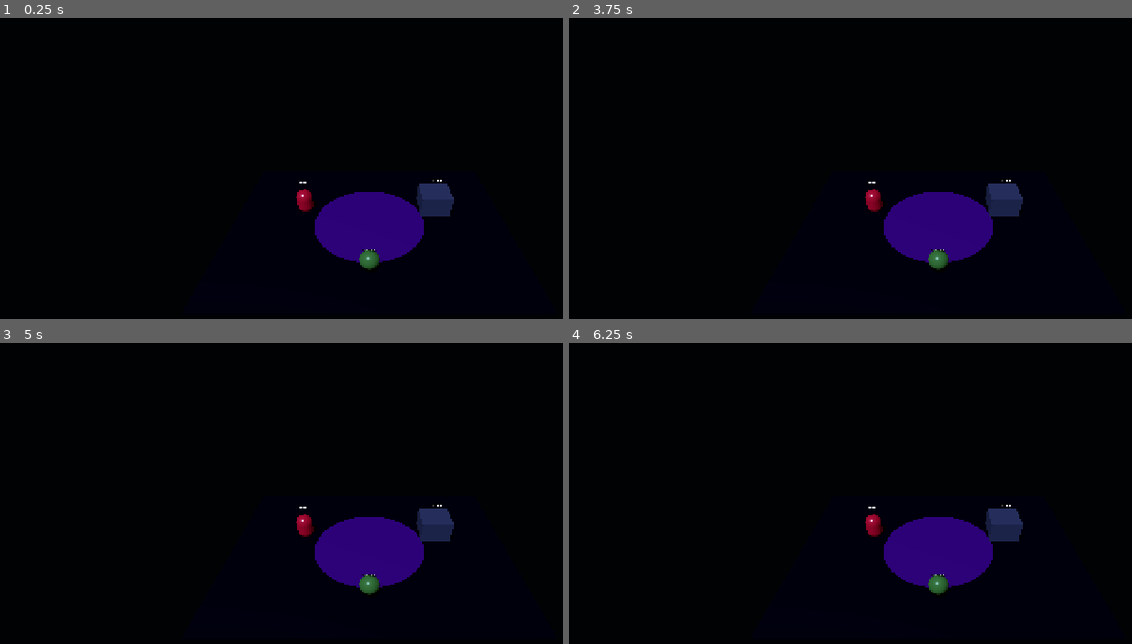
Above: before the commit, frames 1-4 (two rows, left to right).
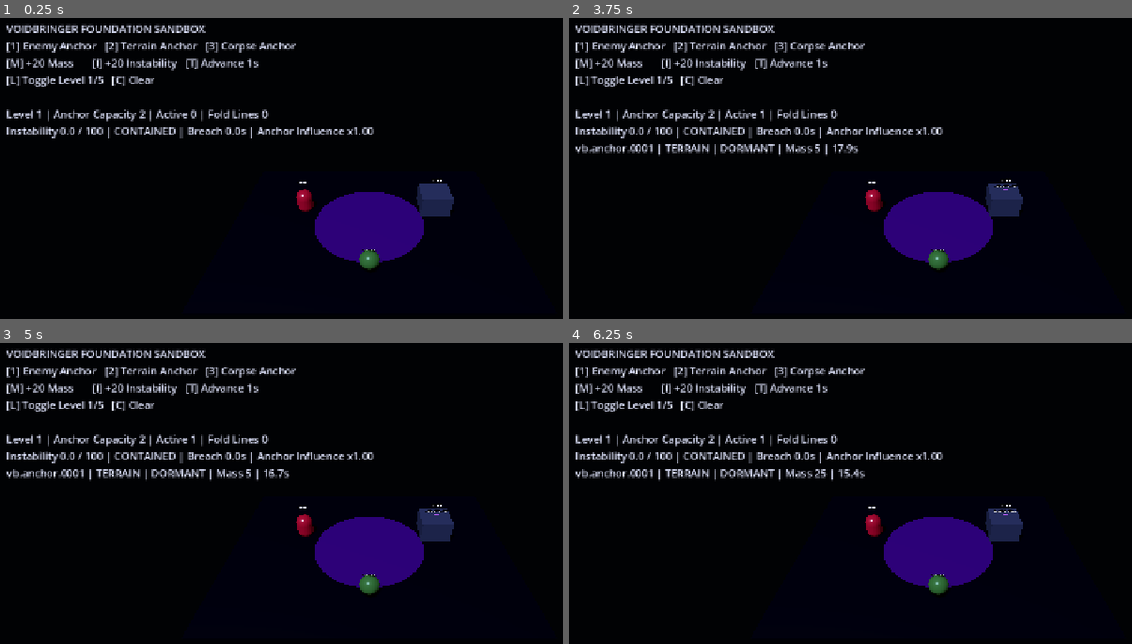
Above: after the commit, the same moments.

Repository: D3MISEarch/ABYSSFALL
Game: Godot game, scene res://scenes/voidbringer_foundation_sandbox.tscn
Same seed, same stepped clock (60 frames per second), same inputs: the game is played once before the commit and once after it. This scene is started directly instead of the project's main scene.
Inputs (mouse positions are in pixels of both pictures, inside the frame that each line leads up to):
- Up to frame 1 (0.25 s): no input
- Up to frame 2 (3.75 s): tap Enter (ui_accept) at 0.5, 0.77, 1.25, 2, 2.75, 3.5 s; move the mouse to (1103, 201) at 0.52 s; hold Right (ui_right) 0.53-1.25 s; tap C at 0.6 s; click (1103, 201) at 0.67 s; drag from (788, 243) to (901, 306) at 1.27 s; move the mouse to (1013, 129) at 2.02 s; hold Right (ui_right) 2.03-2.75 s; tap F at 2.1 s; drag from (901, 306) to (715, 159) at 2.77 s; move the mouse to (outside the picture) at 3.52 s; hold Left (ui_left) from 3.53 s (still down); tap 2 at 3.6 s
- Up to frame 3 (5 s): tap Enter (ui_accept) at 3.77, 4.25 s; release Left (ui_left) at 4.25 s; drag from (146, 484) to (258, 442) at 4.27 s
- Up to frame 4 (6.25 s): move the mouse to (974, 547) at 5.02 s; hold Down (ui_down) 5.03-5.75 s; tap M at 5.1 s; click (974, 547) at 5.17 s; drag from (827, 442) to (788, 568) at 5.77 s

The runs differ from the first frame. In frame 1, 4.2% of the frame differs, in the area x 1-67%, y 1-40%; in frame 2, 5.2%; in frame 3, 5.2%; in frame 4, 5.2%, in the area x 1-80%, y 1-58%.
Error before the commit: Parse Error: Too many arguments for "execute_ability()" call. Expected at most 1 but received 2. (res://scripts/characters/voidbringer/voidbringer_controller.g…

Commit message:
feat: forward optional equipped loadout through RuntimeSession

Diff:
--- a/scripts/runtime/runtime_session.gd
+++ b/scripts/runtime/runtime_session.gd
@@ -79,8 +79,8 @@
 	return true
 
 
-func execute_ability(definition: AbilityDefinition) -> Dictionary:
-	return ability_executor.execute(character, definition)
+func execute_ability(definition: AbilityDefinition, equipped_ability_ids: Variant = null) -> Dictionary:
+	return ability_executor.execute(character, definition, equipped_ability_ids)
 
 
 func purchase_class_tree_node(node_id: StringName) -> Dictionary:
